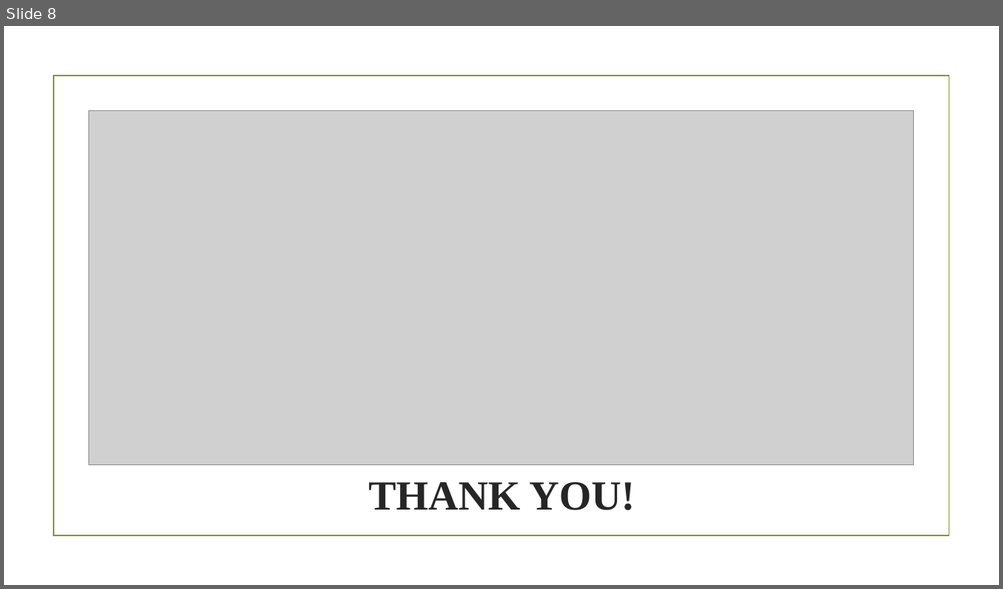
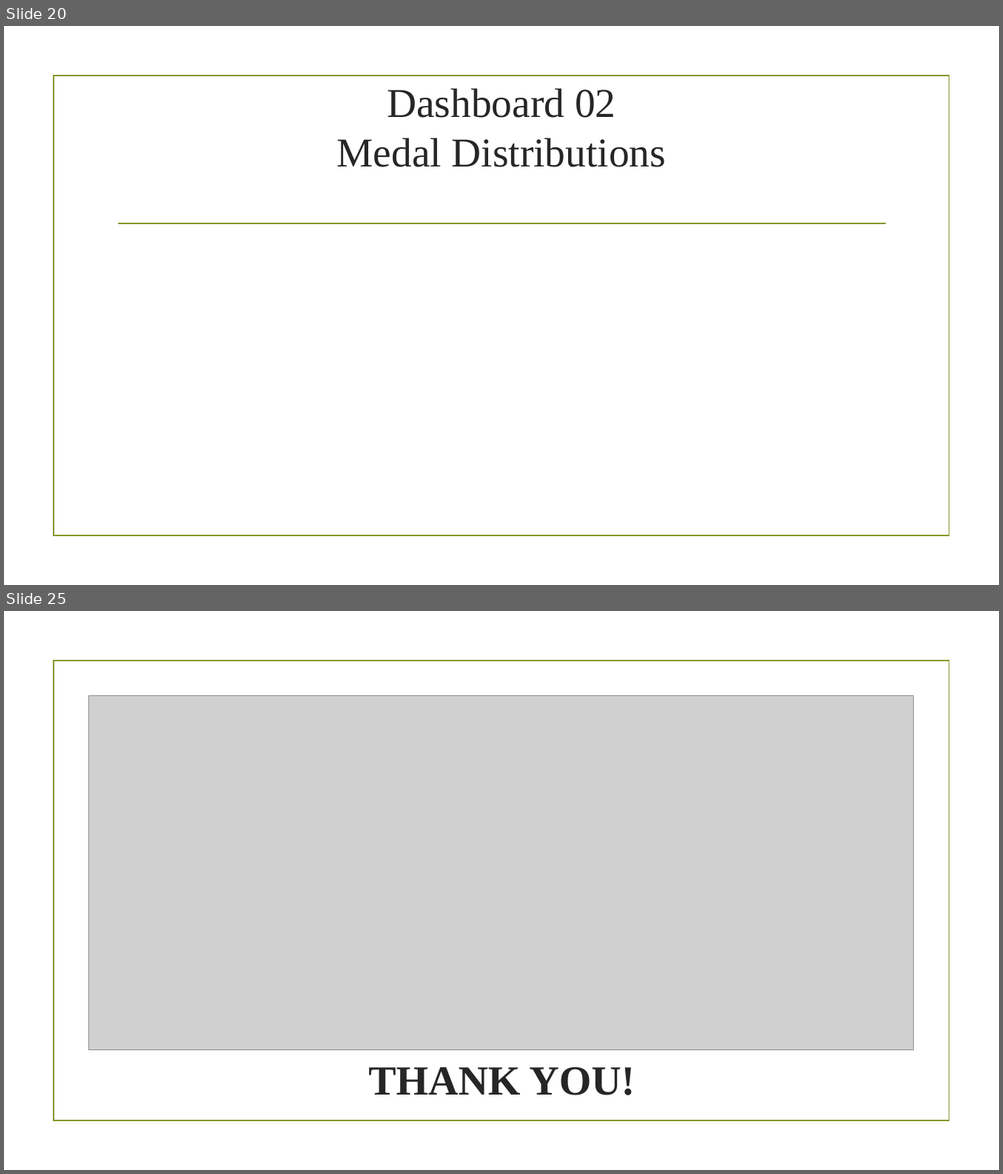
Before and after one commit to shwam25/Project_Tableau, a slide deck: Presentation.pptx. Shown one above the other, each under a label of ours: slide 8 before the commit, slides 20 and 25 after it; the slides between them are not shown. The pictures are 1003x589 and 1003x1174 pixels, drawn with LibreOffice and Linux fonts; fonts in the diff are those of the drawing; grey boxes stand for pictures; background and template pictures are left out. Boxes give left, top, right and bottom in pixels: in the first picture for what was removed or moved away, otherwise in the second. Text is boxed around its words. In the diff, an @@ line names an element or a change of style, - is before the commit and + after.

```diff
--- a/Presentation.pptx
+++ b/Presentation.pptx
@@ slide 20 added at <box>4,26,999,585</box>, background picture (left out); not listed: 1 template element that a slide beside it also shows @@
@@ title added at <box>336,88,666,167</box>, 39.6 pt, text #262626 @@
+Dashboard 02
+Medal Distributions
@@ line added from (118, 224) to (885, 224), #83992A 1.25 pt @@
@@ what was slide 8 is now slide 25 @@
```
Also in this commit, not shown: 2 slides changed, 19 other slides added, 3 slides removed.
